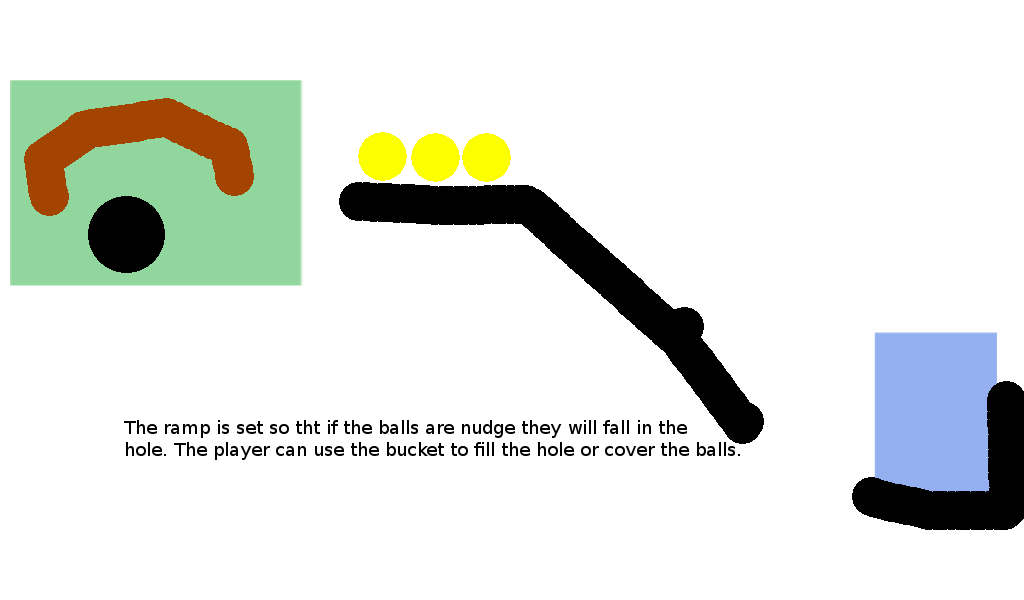
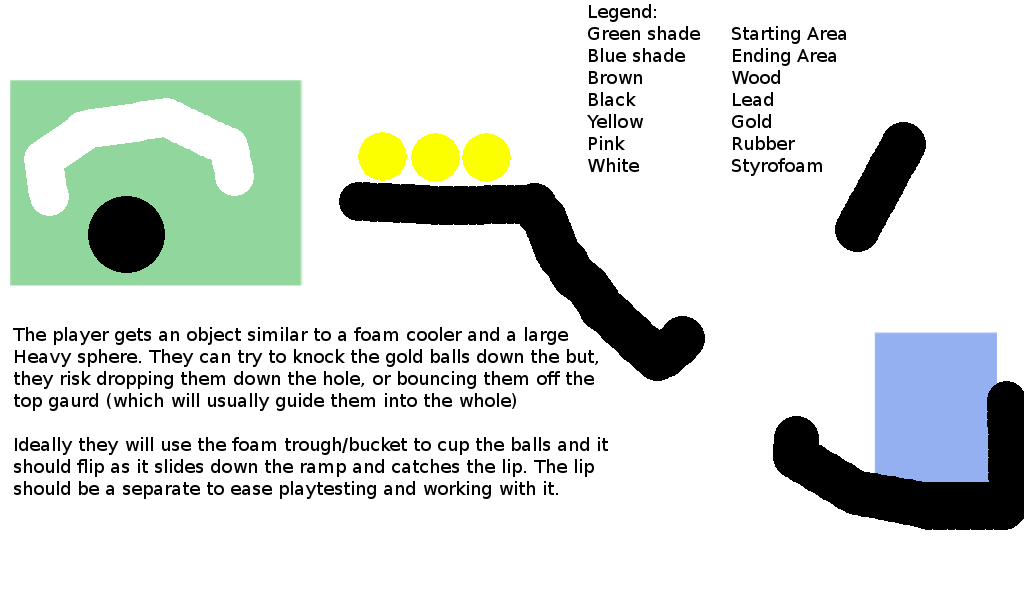
Comparing the layer stacks of the two 1024×600 images. Changes:
renamed "The ramp is set so tht if the ..." to "The player gets an object simi...", painted on it over left=13, top=327, right=740, bottom=499
added layer "Legend: ..." above "Stuff" over left=587, top=4, right=846, bottom=176
painted on "Stuff" over left=24, top=98, right=990, bottom=520
